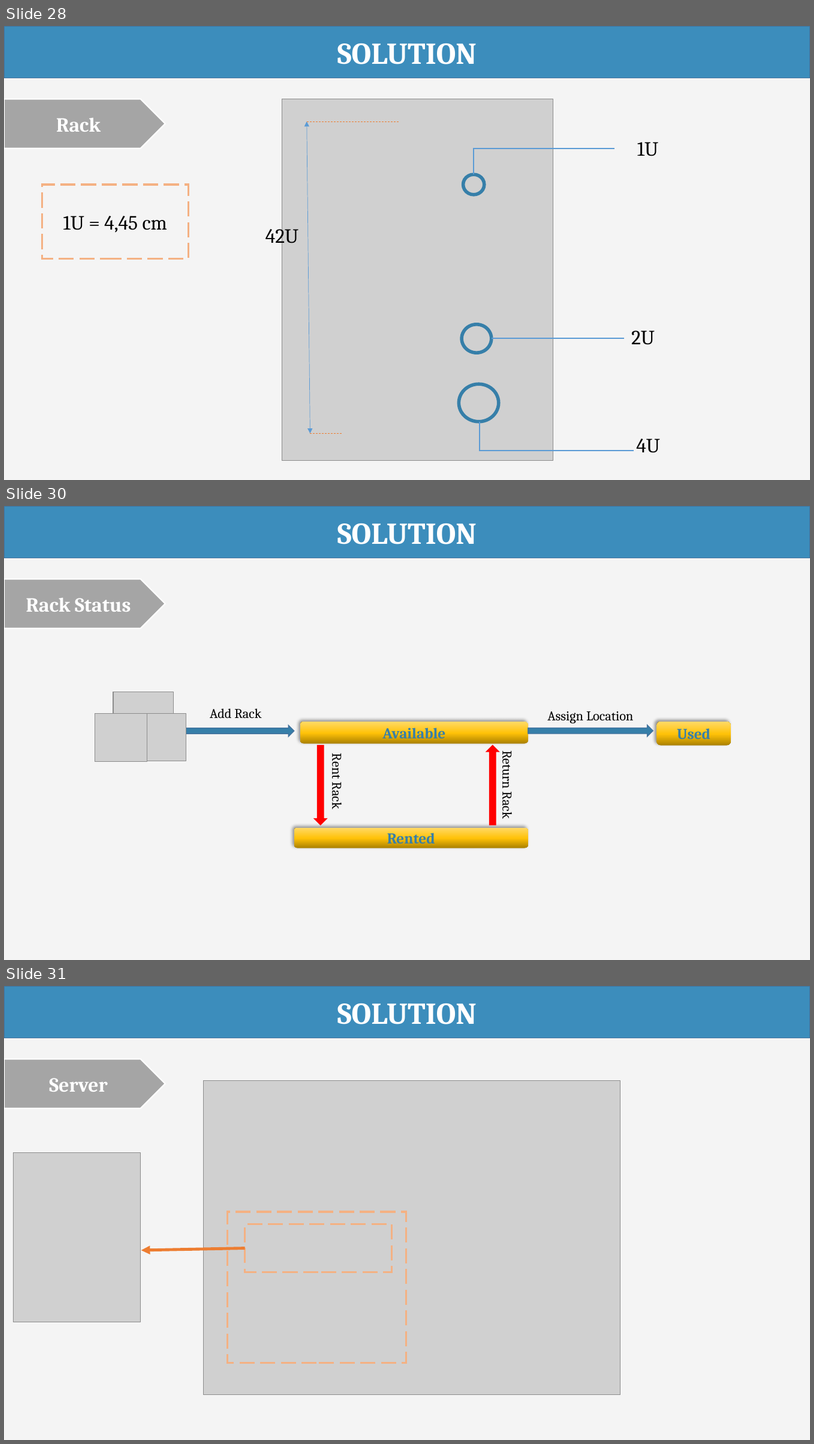
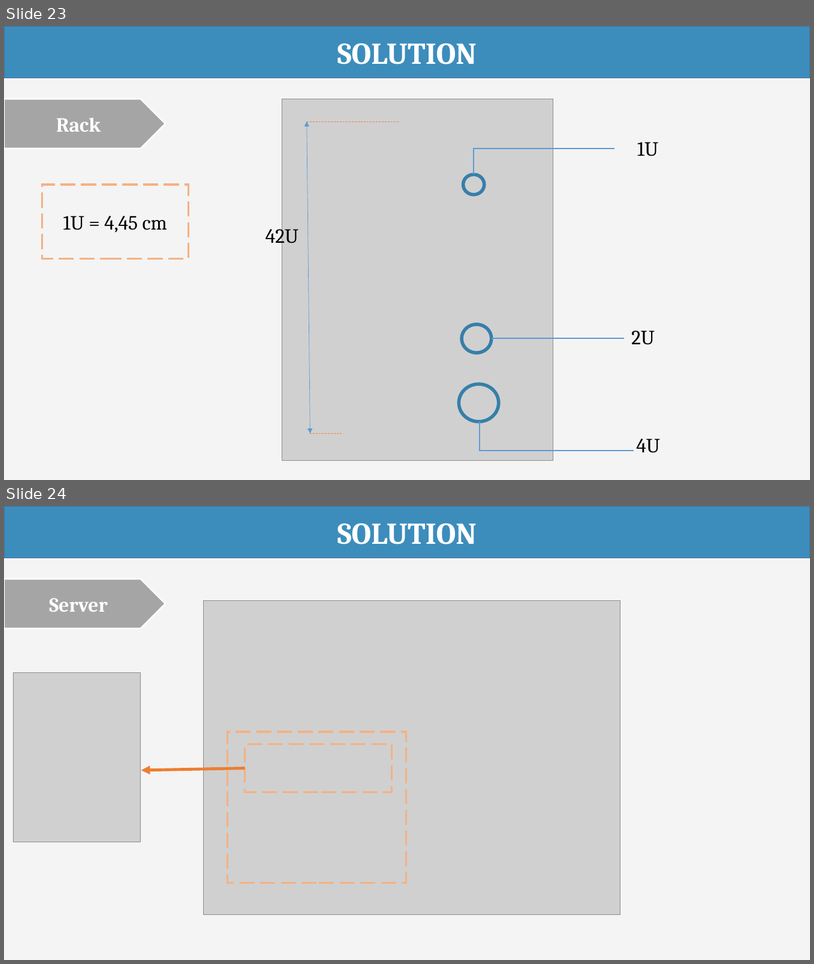
Before and after one commit to haltt051093/IMS-datacenter, a slide deck: Document/Presentation/IMS_20160409_Presentation_Trial.pptx. Shown one above the other, each under a label of ours: slides 28, 30 and 31 before the commit, slides 23 and 24 after it; the slides between them are not shown. The pictures are 814x1444 and 814x964 pixels, drawn with LibreOffice and Linux fonts; fonts in the diff are those of the drawing; grey boxes stand for pictures. Boxes give left, top, right and bottom in pixels: in the first picture for what was removed or moved away, otherwise in the second. Text is boxed around its words. In the diff, an @@ line names an element or a change of style, - is before the commit and + after.

```diff
--- a/Document/Presentation/IMS_20160409_Presentation_Trial.pptx
+++ b/Document/Presentation/IMS_20160409_Presentation_Trial.pptx
@@ slide 30 removed at box(4, 506, 810, 960), background #F4F4F4 @@
@@ rectangle removed at box(4, 506, 810, 558) @@
-SOLUTION
@@ pentagon arrow removed at box(4, 579, 165, 629) @@
-Rack Status
@@ picture removed at box(113, 692, 173, 747) @@
@@ picture removed at box(95, 714, 147, 761) @@
@@ picture removed at box(135, 714, 186, 760) @@
@@ text removed at box(210, 708, 261, 718) @@
-Add Rack
@@ rounded rectangle removed at box(300, 721, 528, 743) @@
-Available
@@ text removed at box(548, 711, 633, 723) @@
-Assign Location
@@ rounded rectangle removed at box(657, 721, 731, 745) @@
-Used
@@ right arrow removed at box(184, 725, 294, 736) @@
@@ right arrow removed at box(528, 725, 654, 736) @@
@@ right arrow removed at box(314, 745, 327, 825) @@
@@ text removed at box(329, 756, 347, 808) @@
-Rent Rack
@@ right arrow removed at box(487, 745, 500, 825) @@
@@ text removed at box(500, 754, 517, 818) @@
-Return Rack
@@ rounded rectangle removed at box(294, 827, 528, 848) @@
-Rented
@@ what was slide 28 is now slide 23 @@
@@ what was slide 31 is now slide 24 @@
```
Also in this commit, not shown: 1 slide changed, 9 other slides removed, 3 other files.
